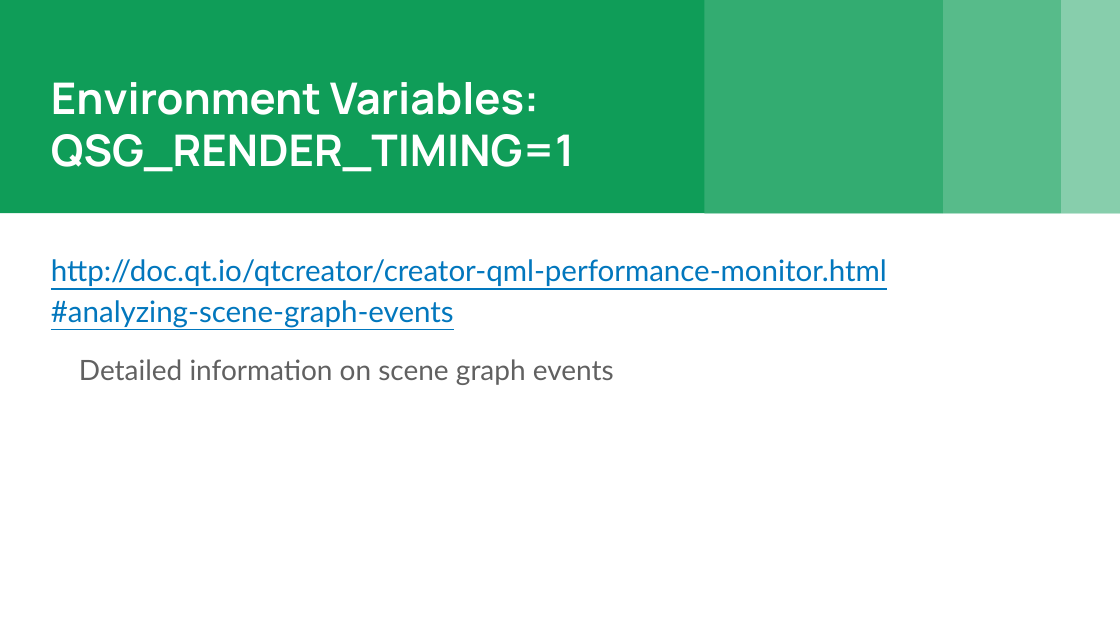
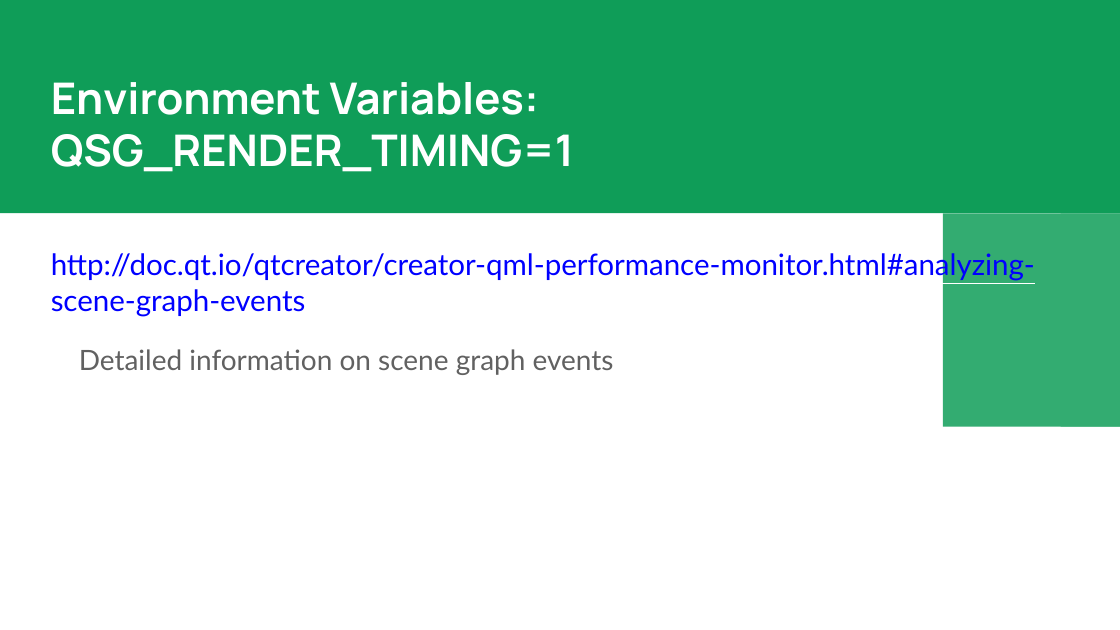
Before and after one commit to ocqt/2017-07-Profiling-QML, a slide deck: slide 9 of Profiling QML.pptx (slide 8 before the commit). Drawn at 1120x630 pixels with LibreOffice and Linux fonts; fonts in the diff are those of the drawing. Boxes give left, top, right and bottom in pixels: in the first picture for what was removed or moved away, otherwise in the second. Text is boxed around its words. In the diff, an @@ line names an element or a change of style, - is before the commit and + after.

```diff
--- a/Profiling QML.pptx
+++ b/Profiling QML.pptx
@@ rectangle removed at bbox=[1061, 0, 1120, 213] @@
@@ rectangle: place and size @@
-rectangle at bbox=[704, 0, 943, 213]
+rectangle at bbox=[943, 213, 1120, 426]
@@ rectangle: place and size @@
-rectangle at bbox=[943, 0, 1061, 213]
+rectangle at bbox=[1061, 213, 1120, 426]
@@ text at bbox=[51, 250, 1035, 316]: text changed; text colour #0277BD to #0000FF @@
-http://doc.qt.io/qtcreator/creator-qml-performance-monitor.html
-#analyzing-scene-graph-events
+http://doc.qt.io/qtcreator/creator-qml-performance-monitor.html#analyzing-scene-graph-events
```
Also in this commit, not shown: 8 other slides changed, 2 slides added, 2 other files.
